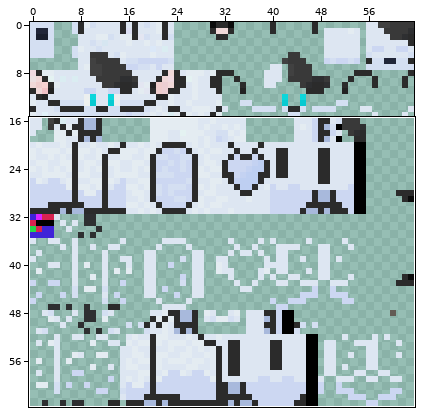
A pixel-art sprite gets an edit: PawTotems/assets/minecraft/optifine/cit/fokswalker/skin.png. Above: a wide view before the commit, with the close-up outlined.
Close-up. Before the edit:
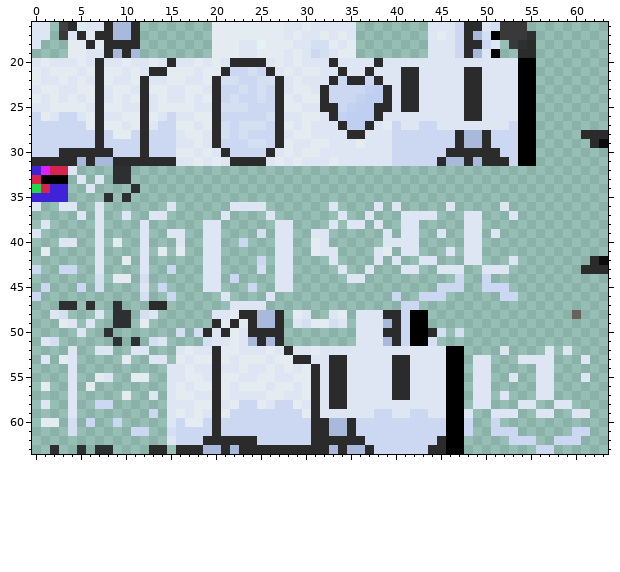
The file is 64x64 pixels. Colours within 5 levels of each other are drawn and written as one. Shown: x 0..63, y 16..63.
New version:
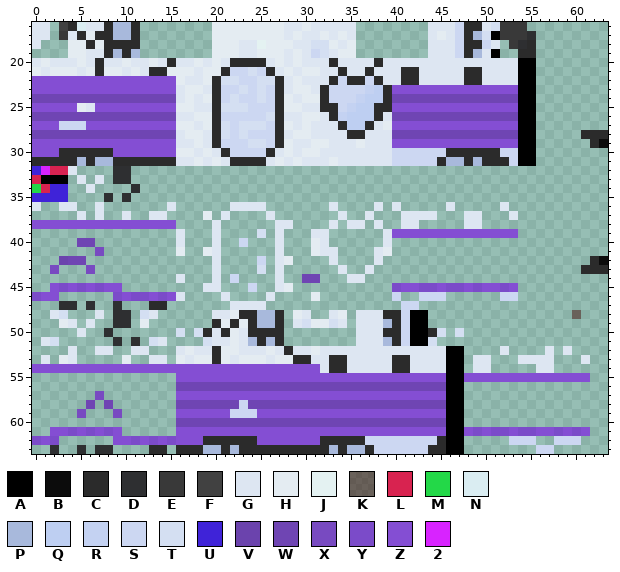
Palette (. is transparent): A #000000  B #0c0c0c  C #2b2b2b  D #2e2f31  E #393939  F #414141  G #dde6f2  H #e4ecf2  J #e4f2f2  K #3c040080  L #d82350  M #23d848  N #daedf2  P #a8b9dc  Q #becff2  R #c4d2f2  S #ccd7f2  T #d4dff2  U #3f23d8  V #6b43ad  W #6f45b3  X #784ac1  Y #7b4bc9  Z #844ed3  2 #d823ff
Changes in this commit:
y 22: x 0..15 HGGHGHGCHGGHCGGH -> ZZZZZZZZZZZZZZZZ
y 23: x 0..15 GHHGGHHCGHHGCHHG -> ZZZZZZZZZZZZZZZZ; x 40..53 GCCGGGGGCCGGGG -> ZZZZZZZZZZZZZZ
y 24: x 0..15 HGHGHGHCGHGHCGHG -> WWWWWWWWWWWWWWWW; x 40..53 GCCGGGGGCCGGGG -> WWWWWWWWWWWWWW
y 25: x 0..4 GGHHH -> ZZZZZ; x 7..15 CHHGGCGHH -> ZZZZZZZZZ; x 40..53 GCCGGGGGCCGGGG -> ZZZZZZZZZZZZZZ
y 26: x 0..15 SHGSSGHCGGHHCHGS -> WWWWWWWWWWWWWWWW; x 40..53 GGGGGGGGCCGGGG -> WWWWWWWWWWWWWW
y 27: x 0..2 SSS -> ZZZ; x 6..15 HCHHGHCGSS -> ZZZZZZZZZZ; x 40..53 SGGSSGGGGGGGGS -> ZZZZZZZZZZZZZZ
y 28: x 0..15 SSSSSSSCSHHSCSSS -> WWWWWWWWWWWWWWWW; x 40..53 SSSSSSSCPPCSSS -> WWWWWWWWWWWWWW
y 29: x 0..15 SSSSSSSCSSSSCSSS -> ZZZZZZZZZZZZZZZZ; x 40..53 SSSSSSSCPPCSSS -> ZZZZZZZZZZZZZZ
y 30: x 0..2 SSS -> ZZZ; x 9..15 SSSCSSS -> ZZZZZZZ
y 37: x 19 . -> H
y 38: x 0..15 .G.....G....G... -> ZZZZZZZZZZZZZZZZ; x 19 G -> .
y 39: x 0 G -> .; x 7 G -> .; x 12 G -> .; x 15 G -> .; x 19 G -> .; x 28 G -> .; x 40..53 .GG..G..GG.G.. -> ZZZZZZZZZZZZZZ
y 40: x 3..7 GG..G -> ..WW.; x 9 H -> .; x 12 G -> .; x 19 G -> .; x 28 G -> .; x 40..42 GGG -> ...; x 48..49 GG -> ..
y 41: x 1 H -> .; x 7 G -> X; x 12 G -> .; x 14 H -> .; x 19 G -> H; x 28 G -> .; x 41..42 GG -> ..; x 46 G -> .; x 48..49 GG -> ..
y 42: x 3..5 ... -> VWW; x 7 G -> .; x 10 H -> .; x 12 G -> .; x 19 G -> .; x 28 G -> H; x 40 G -> .; x 43..44 GG -> ..; x 48..49 GG -> ..; x 53 G -> .
y 43: x 0 S -> .; x 2..4 .SS -> X..; x 6..7 .G -> X.; x 12 G -> .; x 15 S -> .; x 19 G -> .; x 28 G -> .; x 41..42 GG -> ..; x 45..47 GGG -> ...; x 50..52 GGG -> ...
y 44: x 7 T -> .; x 9..10 HH -> ..; x 12 T -> .; x 16 . -> G; x 19 G -> .; x 28 G -> .; x 30..31 .. -> WW; x 47 S -> .; x 50 S -> .
y 45: x 1..9 S...S.T.. -> .ZYZYZYZZ; x 12 G -> .; x 14 S -> .; x 28 G -> H; x 40..53 .....SSS..SSS. -> YZZYYZYYZYZZYZ
y 46: x 0..2 S.. -> YZZ; x 9..16 ...T..S. -> YZYYZYZG; x 31 . -> H
y 54: x 0..31 ....G..........GGHGGCGGHGGHGHGHC -> ZZZZZZZZZZZZZZZZZZZZZZZZZZZZZZZZ
y 55: x 4 G -> .; x 7..8 HG -> ..; x 11..12 HH -> ..; x 15..45 GGHHGCHHGGHHGGHHCGCCGGGGGCCGGGG -> .ZZZZZZZZZZZZZZZZZZZZZZZZZZZZZZ; x 48..61 .GG..G..GG...G -> ZZZZZZZZZZZZZZ
y 56: x 1 H -> .; x 4 G -> .; x 6 H -> .; x 15..45 GHGHHCHGHHHGHHGHCGCCGGGGGCCGGGG -> .WWWWWWWWWWWWWWWWWWWWWWWWWWWWWW; x 49..50 GG -> ..; x 56..57 GG -> ..
y 57: x 4 G -> .; x 7 . -> X; x 10 H -> .; x 13 G -> .; x 15..45 GHHGGCHGGGGHHGGHCGCCGGGGGCCGGGG -> .ZZZZZZZZZZZZZZZZZZZZZZZZZZZZZZ; x 49..50 GG -> ..; x 52 G -> .; x 56..57 GG -> ..
y 58: x 1 G -> .; x 4 G -> .; x 6..8 .SS -> W.W; x 15..22 GGGHHCGH -> .WWWWWWW; x 24..45 SHGSSHGCGCCGGGGGGGGGGG -> WWWWWWWWWWWWWWWWWWWWWW; x 49..50 GG -> ..; x 54..55 GG -> ..; x 58..59 GG -> ..
y 59: x 4..5 G. -> .X; x 9 . -> X; x 13 S -> .; x 15..21 GHGHGCH -> .ZZZZZZ; x 25..45 SSSSSHCGGGGGGSSGGSSGG -> ZZZZZZZZZZZZZZZZZZZZZ; x 48 G -> .; x 51..53 GGG -> ...; x 56..57 GG -> ..; x 60..61 GG -> ..
y 60: x 1..2 HH -> ..; x 4 T -> .; x 6 S -> .; x 9 S -> .; x 15..45 GSHHSCSSSSSSSSSSCCPPCSSSSSSSSSS -> .WWWWWWWWWWWWWWWWWWWWWWWWWWWWWW; x 48 S -> .; x 51 S -> .
y 61: x 2..9 ..T..... -> ZZYZYZYZ; x 11..12 SS -> ..; x 15..45 TSSSSCSSSSSSSSSSCCPPCSSSSSSSSSS -> .ZZZZZZZZZZZZZZZZZZZZZZZZZZZZZZ; x 48..61 S..SSS......SS -> ZYZYYZYYZZYZYZ
y 62: x 0..2 ... -> YZY; x 9..18 ......GSSS -> ZZYZYZYZZZ; x 25..31 SSSSSSC -> ZZZZZZZ
Pixel boxes of the changes (left, top, right, bottom) in both close-ups:
changed: (32, 76, 176, 157)
changed: (392, 85, 518, 148)
changed: (32, 211, 212, 301)
changed: (284, 229, 320, 301)
changed: (392, 229, 518, 292)
changed: (32, 364, 590, 445)
